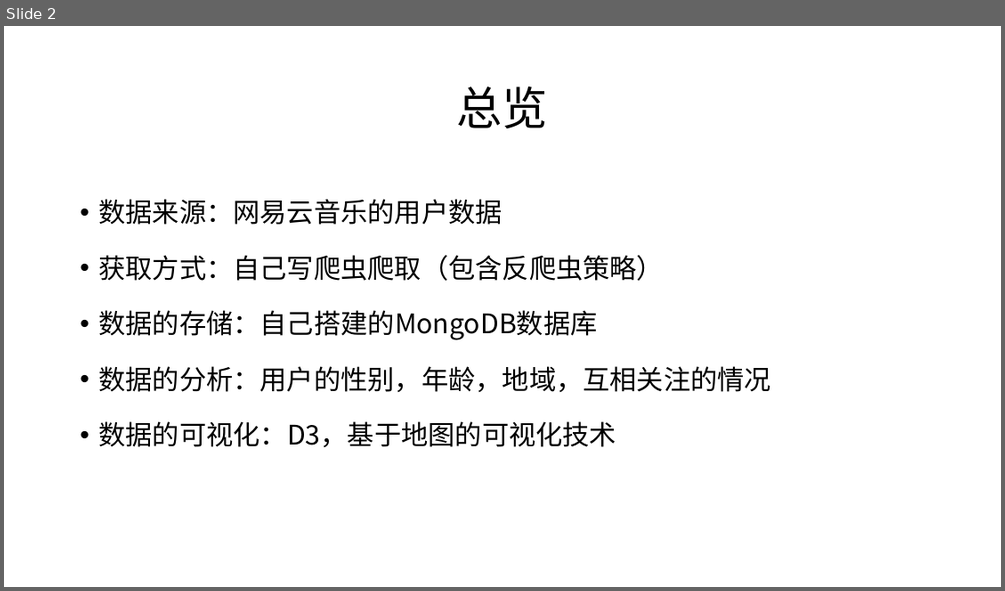
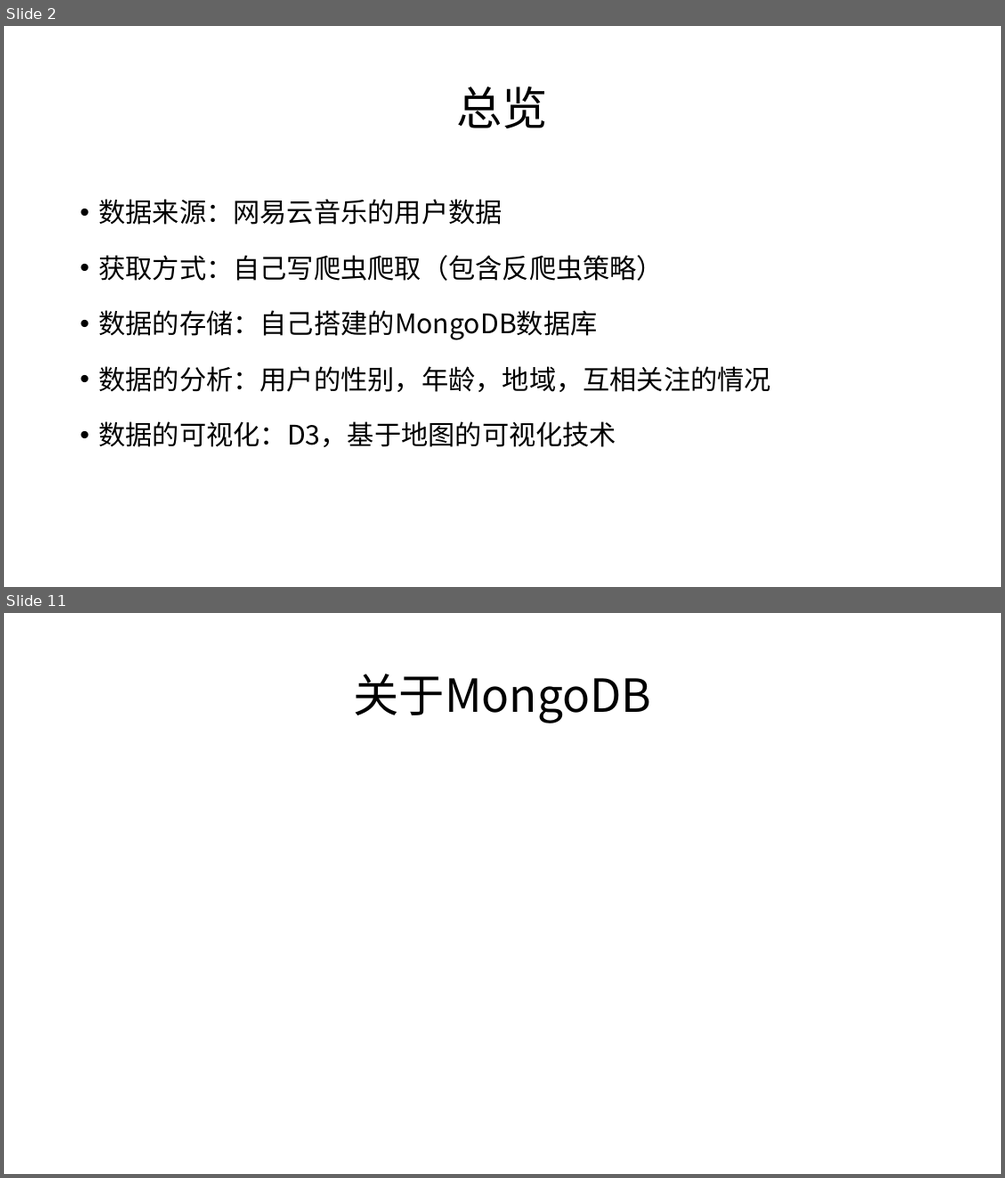
Before and after one commit to twesix-backup/graduation-thesis, a slide deck: word/答辩.pptx. Shown one above the other, each under a label of ours: slide 2 before the commit, slides 2 and 11 after it; the slides between them are not shown. The pictures are 1005x591 and 1005x1178 pixels, drawn with LibreOffice and Linux fonts; fonts in the diff are those of the drawing. Boxes give left, top, right and bottom in pixels: in the first picture for what was removed or moved away, otherwise in the second. Text is boxed around its words. In the diff, an @@ line names an element or a change of style, - is before the commit and + after.

```diff
--- a/word/答辩.pptx
+++ b/word/答辩.pptx
@@ slide 11 added at [4, 613, 1001, 1174], background #FFFFFF @@
@@ title added at [353, 674, 651, 723], 44 pt, text #000000 @@
+关于MongoDB
```
Also in this commit, not shown: 1 slide changed, 7 other slides added, 1 other file.
